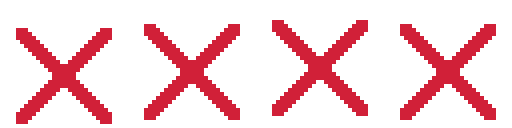
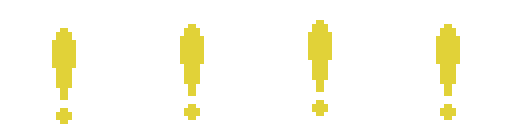
The second 512 x 128 image is a revision of the first. Changes to its layers:
added layer "questgiver golld" above "questgiver" over [52, 20, 460, 124]
hid "cross" over [16, 20, 496, 124]
